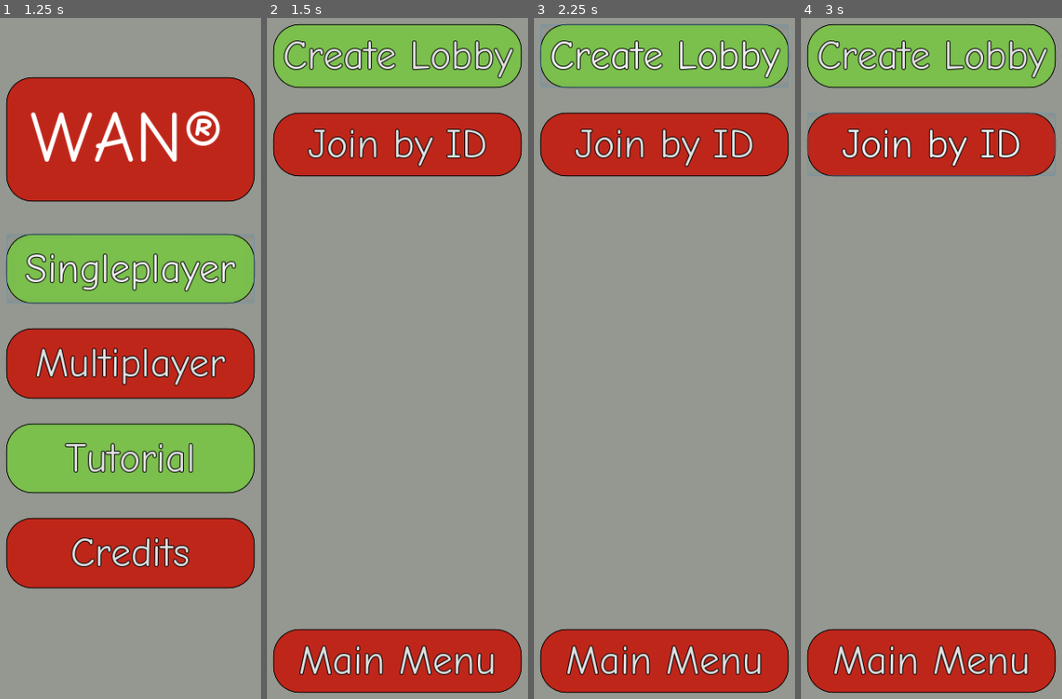
Above: before the commit, frames 1-4 (left to right).
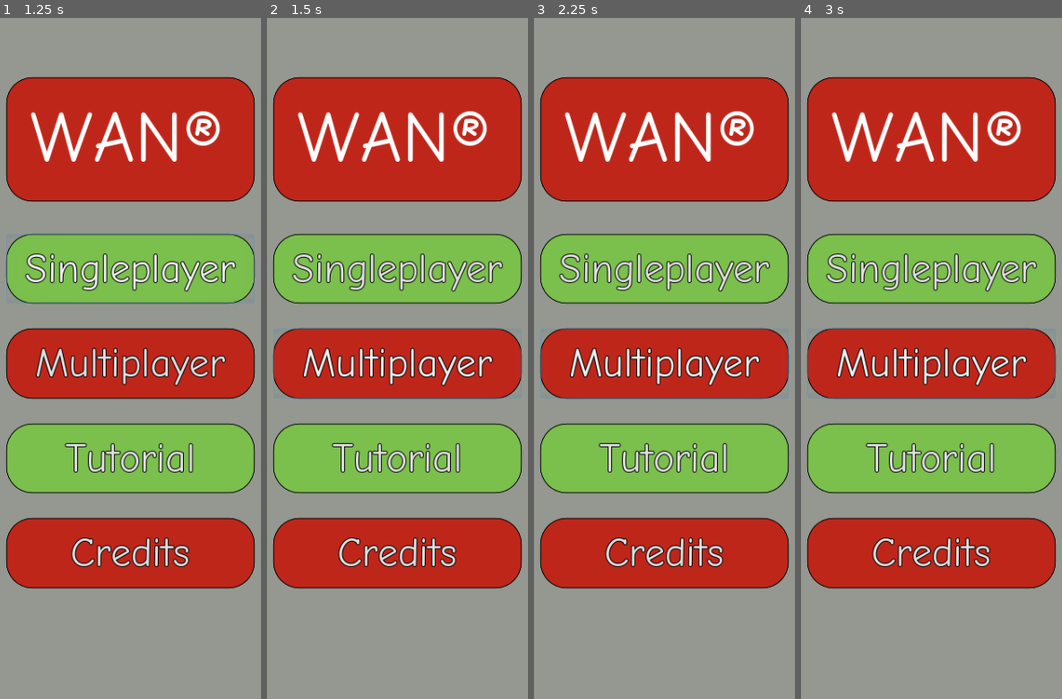
Above: after the commit, the same moments.

Repository: ZomoXYZ/SoftwareEngineering2_Front
Game: Godot game, scene res://Main_Menu.tscn
The game is run twice, just before and just after one commit, with the same random seed, the same clock (stepped at 60 frames per second) and the same inputs.
Inputs (mouse positions are in pixels of both pictures, inside the frame that each line leads up to):
- Up to frame 1 (1.25 s): click "Singleplayer" at 0.5 s
- Up to frame 2 (1.5 s): click "Multiplayer" at 1.25 s
- Up to frame 3 (2.25 s): click (664, 58) at 2 s, where only the run before the commit has a clickable "Create Lobby"
- Up to frame 4 (3 s): click (931, 147) at 2.75 s, where only the run before the commit has a clickable "Join by ID"

Frame 1 is identical in both runs. In frame 2, 65% of the frame differs, in the area x 2-98%, y 0-100%; in frame 3, 65%; in frame 4, 65%.

Commit message:
Added triangle for background

Diff:
--- a/Lobby.tscn
+++ b/Lobby.tscn
@@ -18,11 +18,11 @@
 anchor_bottom = 1.0
 custom_styles/panel = ExtResource( 4 )
 
-[node name="Player_List" type="VBoxContainer" parent="Background"]
+[node name="PlayerList" type="VBoxContainer" parent="Background"]
 margin_right = 40.0
 margin_bottom = 40.0
 
-[node name="Bottom_Bar" type="HBoxContainer" parent="Background"]
+[node name="BottomBar" type="HBoxContainer" parent="Background"]
 anchor_top = 1.0
 anchor_right = 1.0
 anchor_bottom = 1.0
@@ -32,7 +32,7 @@
 margin_bottom = -30.0
 custom_constants/separation = 30
 
-[node name="Leave" type="Button" parent="Background/Bottom_Bar"]
+[node name="Leave" type="Button" parent="Background/BottomBar"]
 margin_right = 195.0
 margin_bottom = 75.0
 size_flags_horizontal = 3
@@ -43,7 +43,7 @@
 custom_styles/normal = ExtResource( 3 )
 text = "Leave"
 
-[node name="Options" type="Button" parent="Background/Bottom_Bar"]
+[node name="Options" type="Button" parent="Background/BottomBar"]
 margin_left = 225.0
 margin_right = 420.0
 margin_bottom = 75.0
@@ -79,7 +79,7 @@
 custom_styles/normal = ExtResource( 5 )
 text = "Start Game"
 
-[node name="Lobby_ID" type="Label" parent="Background/Panel"]
+[node name="LobbyID" type="Label" parent="Background/Panel"]
 anchor_right = 1.0
 margin_bottom = 14.0
 custom_fonts/font = ExtResource( 1 )
@@ -87,5 +87,5 @@
 text = "Lobby ID:"
 valign = 2
 
-[connection signal="pressed" from="Background/Bottom_Bar/Leave" to="." method="_on_Leave_pressed"]
+[connection signal="pressed" from="Background/BottomBar/Leave" to="." method="_on_Leave_pressed"]
 [connection signal="pressed" from="Background/Panel/Start" to="." method="_on_Start_pressed"]
--- a/Lobby_List.tscn
+++ b/Lobby_List.tscn
@@ -6,7 +6,7 @@
 [ext_resource path="res://assets/styles/background.tres" type="StyleBox" id=4]
 [ext_resource path="res://assets/styles/button_green.tres" type="StyleBox" id=5]
 
-[node name="Lobby_List" type="Control"]
+[node name="LobbyList" type="Control"]
 anchor_right = 1.0
 anchor_bottom = 1.0
 script = ExtResource( 1 )
@@ -16,7 +16,7 @@
 anchor_bottom = 1.0
 custom_styles/panel = ExtResource( 4 )
 
-[node name="Top_Buttons" type="VBoxContainer" parent="Background"]
+[node name="TopButtons" type="VBoxContainer" parent="Background"]
 anchor_left = 0.5
 anchor_right = 0.5
 margin_left = -147.5
@@ -25,7 +25,7 @@
 margin_bottom = 210.0
 custom_constants/separation = 30
 
-[node name="Create_Lobby" type="Button" parent="Background/Top_Buttons"]
+[node name="CreateLobby" type="Button" parent="Background/TopButtons"]
 margin_right = 295.0
 margin_bottom = 75.0
 size_flags_vertical = 3
@@ -36,7 +36,7 @@
 custom_styles/normal = ExtResource( 5 )
 text = "Create Lobby"
 
-[node name="Join_by_ID" type="Button" parent="Background/Top_Buttons"]
+[node name="JoinbyID" type="Button" parent="Background/TopButtons"]
 margin_top = 105.0
 margin_right = 295.0
 margin_bottom = 180.0
@@ -52,7 +52,7 @@
 margin_right = 40.0
 margin_bottom = 40.0
 
-[node name="To_Main_Menu" type="Button" parent="Background"]
+[node name="ToMainMenu" type="Button" parent="Background"]
 anchor_left = 0.5
 anchor_top = 1.0
 anchor_right = 0.5
@@ -68,4 +68,4 @@
 custom_styles/normal = ExtResource( 3 )
 text = "Main Menu"
 
-[connection signal="pressed" from="Background/To_Main_Menu" to="." method="_on_To_Main_Menu_pressed"]
+[connection signal="pressed" from="Background/ToMainMenu" to="." method="_on_To_Main_Menu_pressed"]
--- a/Main_Menu.tscn
+++ b/Main_Menu.tscn
@@ -15,9 +15,7 @@
 size = 86
 font_data = ExtResource( 1 )
 
-[node name="Main_Menu" type="Control"]
-anchor_right = 1.0
-anchor_bottom = 1.0
+[node name="MainMenu" type="Node"]
 script = ExtResource( 2 )
 
 [node name="Background" type="Panel" parent="."]
@@ -25,7 +23,7 @@
 anchor_bottom = 1.0
 custom_styles/panel = ExtResource( 6 )
 
-[node name="Button_Container" type="VBoxContainer" parent="Background"]
+[node name="ButtonContainer" type="VBoxContainer" parent="Background"]
 anchor_left = 0.5
 anchor_top = 0.5
 anchor_right = 0.5
@@ -36,7 +34,7 @@
 margin_bottom = 272.5
 custom_constants/separation = 30
 
-[node name="Singleplayer" type="Button" parent="Background/Button_Container"]
+[node name="Singleplayer" type="Button" parent="Background/ButtonContainer"]
 margin_right = 295.0
 margin_bottom = 82.0
 size_flags_vertical = 3
@@ -47,7 +45,7 @@
 custom_styles/normal = ExtResource( 5 )
 text = "Singleplayer"
 
-[node name="Multiplayer" type="Button" parent="Background/Button_Container"]
+[node name="Multiplayer" type="Button" parent="Background/ButtonContainer"]
 margin_top = 112.0
 margin_right = 295.0
 margin_bottom = 195.0
@@ -59,7 +57,7 @@
 custom_styles/normal = ExtResource( 4 )
 text = "Multiplayer"
 
-[node name="Tutorial" type="Button" parent="Background/Button_Container"]
+[node name="Tutorial" type="Button" parent="Background/ButtonContainer"]
 margin_top = 225.0
 margin_right = 295.0
 margin_bottom = 307.0
@@ -71,7 +69,7 @@
 custom_styles/normal = ExtResource( 5 )
 text = "Tutorial"
 
-[node name="Credits" type="Button" parent="Background/Button_Container"]
+[node name="Credits" type="Button" parent="Background/ButtonContainer"]
 margin_top = 337.0
 margin_right = 295.0
 margin_bottom = 420.0
@@ -89,7 +87,7 @@
 "_edit_group_": true
 }
 
-[node name="Panel" type="Panel" parent="Logo"]
+[node name="LogoBackground" type="Panel" parent="Logo"]
 anchor_left = 0.5
 anchor_top = 0.5
 anchor_right = 0.5
@@ -100,14 +98,12 @@
 margin_bottom = 75.0
 custom_styles/panel = ExtResource( 4 )
 
-[node name="CollisionShape2D" type="CollisionShape2D" parent="Logo"]
+[node name="LogoCollisions" type="CollisionShape2D" parent="Logo"]
 position = Vector2( 3.99998, 0.999985 )
 rotation = 1.5708
 shape = SubResource( 4 )
 
-[node name="Sprite" type="Sprite" parent="Logo"]
-
-[node name="Label" type="Label" parent="Logo"]
+[node name="LogoLabel" type="Label" parent="Logo"]
 anchor_left = 0.5
 anchor_top = 0.5
 anchor_right = 0.5
@@ -120,7 +116,9 @@
 text = "WAN®"
 align = 1
 
-[connection signal="pressed" from="Background/Button_Container/Singleplayer" to="." method="_on_Singleplayer_pressed"]
-[connection signal="pressed" from="Background/Button_Container/Multiplayer" to="." method="_on_Multiplayer_pressed"]
-[connection signal="pressed" from="Background/Button_Container/Tutorial" to="." method="_on_Tutorial_pressed"]
-[connection signal="pressed" from="Background/Button_Container/Credits" to="." method="_on_Credits_pressed"]
+[node name="EffectTimer" type="Timer" parent="."]
+
+[connection signal="pressed" from="Background/ButtonContainer/Singleplayer" to="." method="_on_Singleplayer_pressed"]
+[connection signal="pressed" from="Background/ButtonContainer/Multiplayer" to="." method="_on_Multiplayer_pressed"]
+[connection signal="pressed" from="Background/ButtonContainer/Tutorial" to="." method="_on_Tutorial_pressed"]
+[connection signal="pressed" from="Background/ButtonContainer/Credits" to="." method="_on_Credits_pressed"]
--- /dev/null
+++ b/PhysicsTriangle.tscn
@@ -0,0 +1,15 @@
+[gd_scene load_steps=2 format=2]
+
+[ext_resource path="res://assets/sprites/Triangle.png" type="Texture" id=1]
+
+[node name="PhysicsTriangle" type="RigidBody2D"]
+
+[node name="TriangleCollision" type="CollisionPolygon2D" parent="."]
+build_mode = 1
+polygon = PoolVector2Array( 23, -42, 23, 39, -34, -1 )
+
+[node name="Triangle" type="Sprite" parent="."]
+scale = Vector2( 0.2, 0.2 )
+texture = ExtResource( 1 )
+
+[node name="TriangleVisNotifier" type="VisibilityNotifier2D" parent="."]
Binary file added: assets/sprites/Circle.png
Not shown, added: assets/sprites/Circle.png.import
Binary file added: assets/sprites/Triangle.png
Not shown, added: assets/sprites/Triangle.png.import
